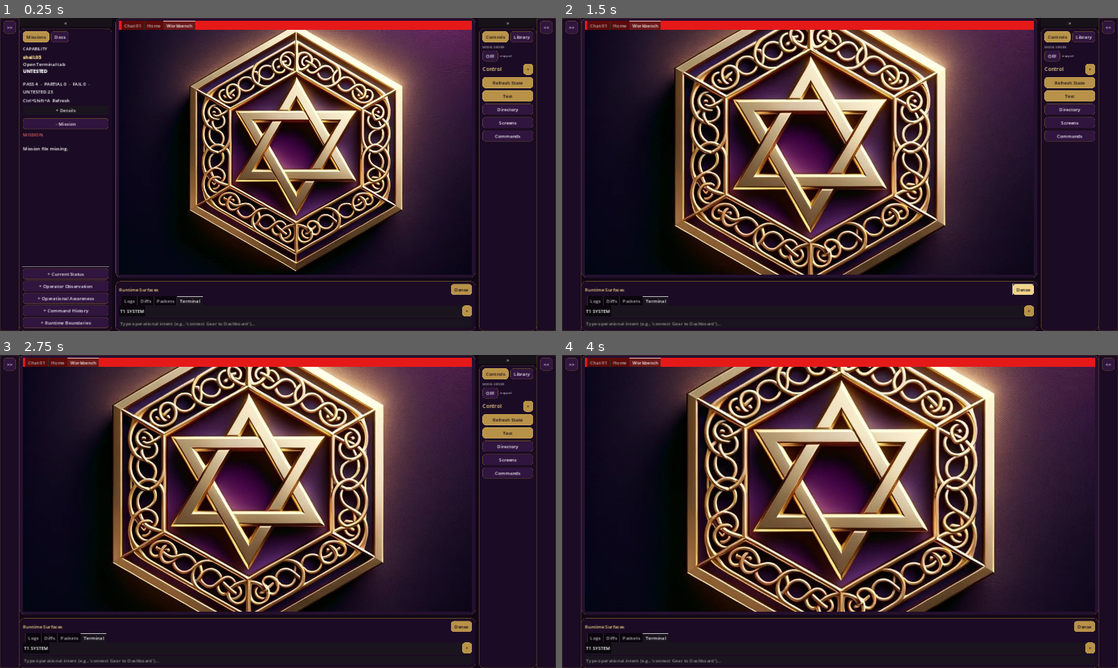
Above: before the commit, frames 1-4 (two rows, left to right).
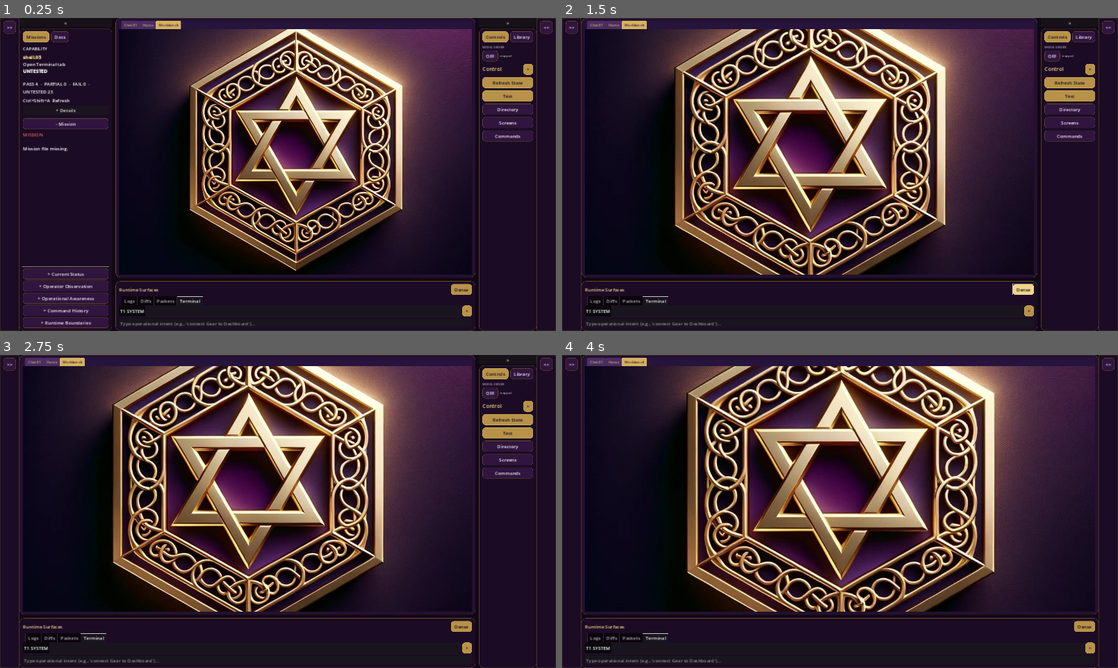
Above: after the commit, the same moments.

Repository: Precision-Tower/Spaceship
Game: Godot game, scene res://scenes/Main.tscn
Same seed, same stepped clock (60 frames per second), same inputs: the game is played once before the commit and once after it.
Inputs:
- Up to frame 1 (0.25 s): no input
- Up to frame 2 (1.5 s): click ">>" at 0.5 s; click "Dense" at 1.25 s
- Up to frame 3 (2.75 s): click "T1 SYSTEM" at 2 s
- Up to frame 4 (4 s): click "+" at 2.75 s; click "»" at 3.5 s

The runs differ from the first frame. In frame 1, 6.7% of the frame differs, in the area x 21-85%, y 0-81%; in frame 2, 8.5%; in frame 3, 8.5%; in frame 4, 9.0%, in the area x 4-96%, y 0-82%.

Commit message:
tabs: dark purple bar, light purple tabs, gold selected

Diff:
--- a/UI/OperatorShell/layout/WorkspaceSurface.gd
+++ b/UI/OperatorShell/layout/WorkspaceSurface.gd
@@ -9,6 +9,35 @@
 func _init(owner) -> void:
 	host = owner
 
+func _make_tab_style(bg: Color) -> StyleBoxFlat:
+	var sb := StyleBoxFlat.new()
+	sb.bg_color = bg
+	sb.corner_radius_top_left = 4
+	sb.corner_radius_top_right = 4
+	sb.content_margin_left = 10
+	sb.content_margin_right = 10
+	sb.content_margin_top = 4
+	sb.content_margin_bottom = 4
+	return sb
+
+func _apply_tab_theme() -> void:
+	var dark_purple := Color("26143d")
+	var light_purple := Color("4a2d63")
+	var gold := Color("d6b15f")
+	var pale_gold := Color("f1d58a")
+
+	var bg_style := StyleBoxFlat.new()
+	bg_style.bg_color = dark_purple
+
+	workspace_tabs.add_theme_stylebox_override("tabbar_background", bg_style)
+	workspace_tabs.add_theme_stylebox_override("tab_unselected", _make_tab_style(light_purple))
+	workspace_tabs.add_theme_stylebox_override("tab_selected", _make_tab_style(gold))
+	workspace_tabs.add_theme_stylebox_override("tab_hovered", _make_tab_style(pale_gold))
+	workspace_tabs.add_theme_color_override("font_unselected_color", gold)
+	workspace_tabs.add_theme_color_override("font_selected_color", dark_purple)
+	workspace_tabs.add_theme_color_override("font_hovered_color", dark_purple)
+	workspace_tabs.add_theme_font_size_override("font_size", 12)
+
 func build() -> Control:
 	var shell := PanelContainer.new()
 	shell.size_flags_horizontal = Control.SIZE_EXPAND_FILL
@@ -16,16 +45,10 @@
 	shell.custom_minimum_size = Vector2(0, 0)
 	host._panel(shell, Palette.PLUM_PANEL, Palette.GOLD_DARK, 1, 18)
 
-	var probe_bg := ColorRect.new()
-	probe_bg.color = Color(0.9, 0.1, 0.1, 1.0)
-	probe_bg.set_anchors_preset(Control.PRESET_FULL_RECT)
-	probe_bg.mouse_filter = Control.MOUSE_FILTER_IGNORE
-	shell.add_child(probe_bg)
-
 	workspace_tabs = TabContainer.new()
 	workspace_tabs.size_flags_horizontal = Control.SIZE_EXPAND_FILL
 	workspace_tabs.size_flags_vertical = Control.SIZE_EXPAND_FILL
-	workspace_tabs.custom_minimum_size = Vector2(600, 400)
+	_apply_tab_theme()
 	shell.add_child(workspace_tabs)
 	return shell
 
